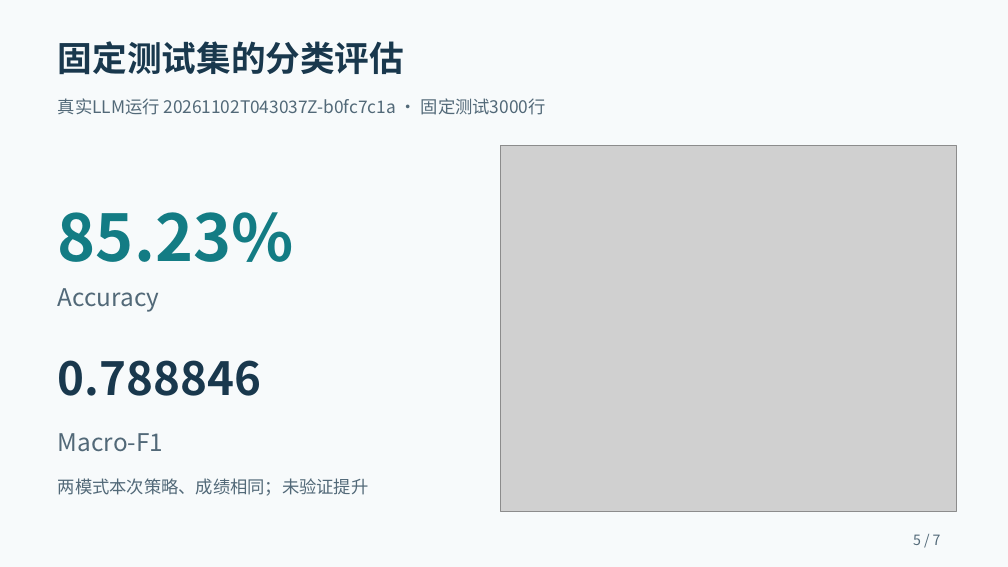
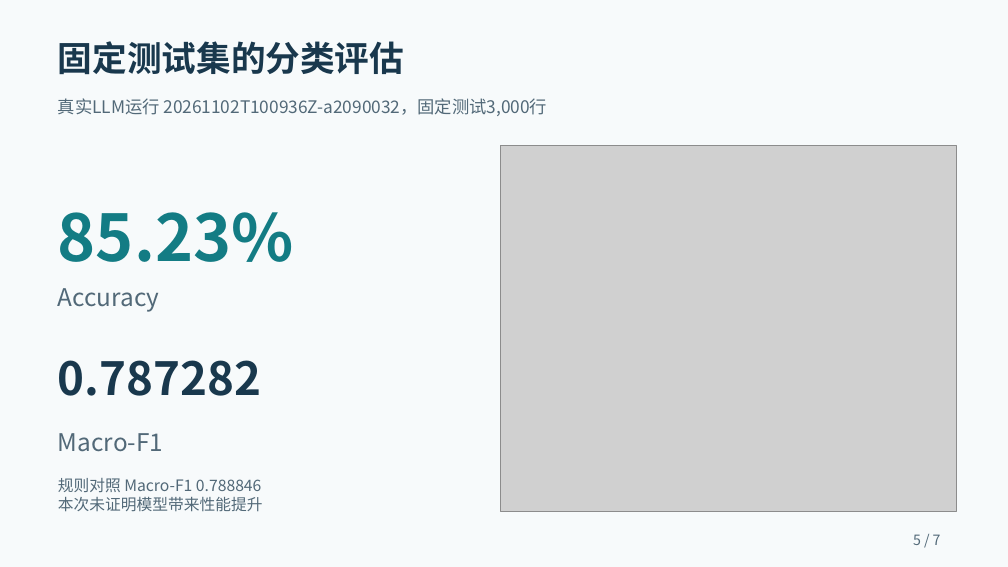
Before and after one commit to 2026-XJTU-UG-DM-Assignment-10/data_agent_course, a slide deck: slide 5 of docs/presentation.pptx. Drawn at 1008x567 pixels with LibreOffice and Linux fonts; fonts in the diff are those of the drawing; grey boxes stand for pictures. Boxes give left, top, right and bottom in pixels: in the first picture for what was removed or moved away, otherwise in the second. Text is boxed around its words. In the diff, an @@ line names an element or a change of style, - is before the commit and + after.

```diff
--- a/docs/presentation.pptx
+++ b/docs/presentation.pptx
@@ text at (58,98,547,116): text changed @@
-真实LLM运行 20261102T043037Z-b0fc7c1a · 固定测试3000行
+真实LLM运行 20261102T100936Z-a2090032，固定测试3,000行
@@ text at (58,360,262,396): text changed @@
-0.788846
+0.787282
@@ text at (58,478,263,512): text changed; size 16.5 to 15 pt @@
-两模式本次策略、成绩相同；未验证提升
+规则对照 Macro-F1 0.788846
+本次未证明模型带来性能提升
```
Also in this commit, not shown: 6 other slides changed, 19 other files.
